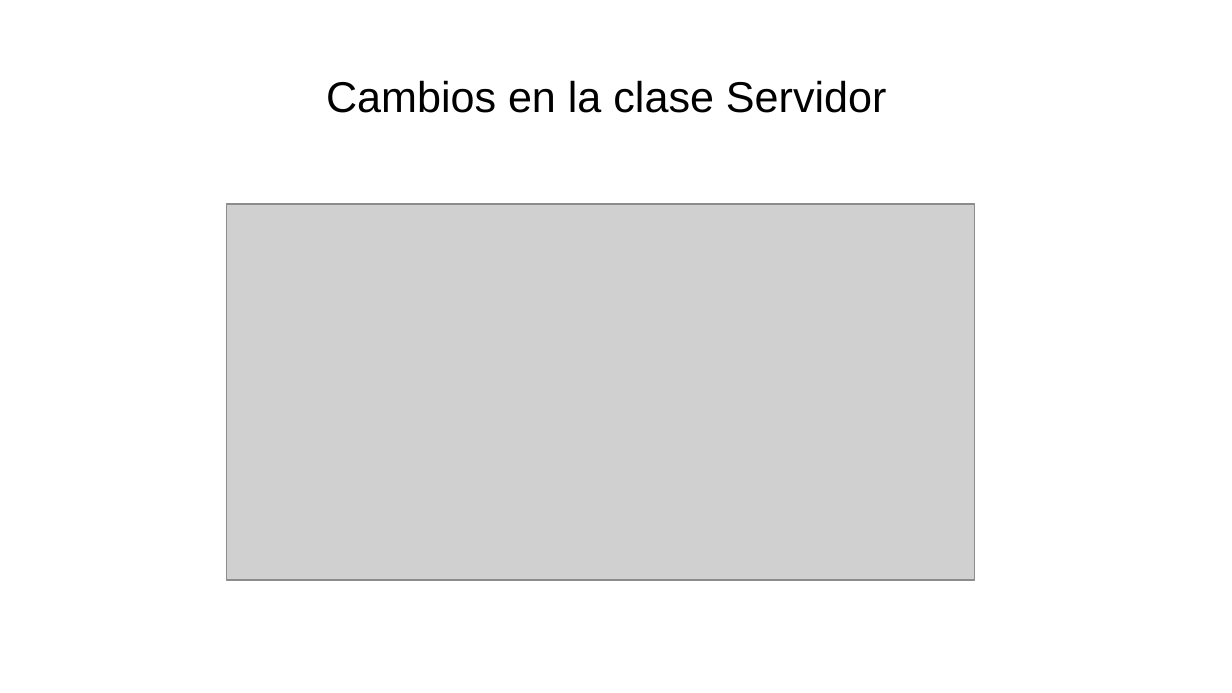
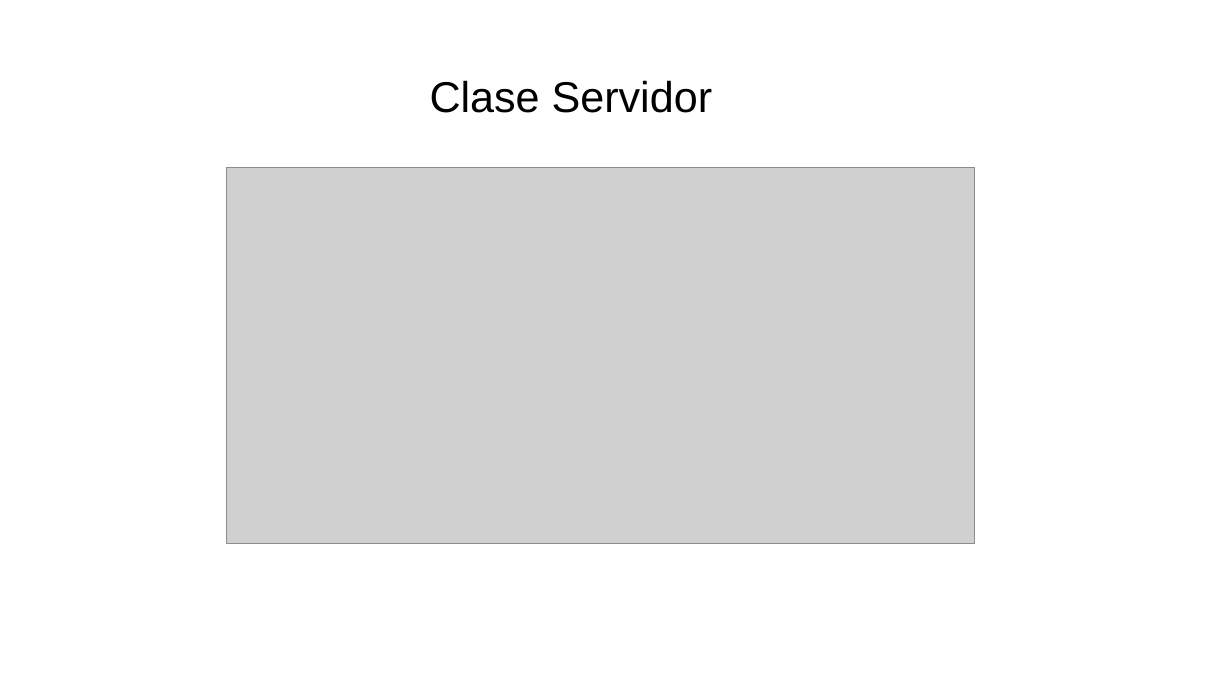
Before and after one commit to Lucasfv12/ServidorCorreo, a slide deck: slide 12 of docs/Trabajo práctico integrador.pptx. Drawn at 1232x693 pixels with LibreOffice and Linux fonts; fonts in the diff are those of the drawing; grey boxes stand for pictures. Boxes give left, top, right and bottom in pixels: in the first picture for what was removed or moved away, otherwise in the second. Text is boxed around its words. In the diff, an @@ line names an element or a change of style, - is before the commit and + after.

Commit message:
Cambios en el pptx y en el readme

```diff
--- a/docs/Trabajo práctico integrador.pptx
+++ b/docs/Trabajo práctico integrador.pptx
@@ title at [430, 80, 712, 113]: text changed @@
-Cambios en la clase Servidor
+Clase Servidor
@@ picture: place and size @@
-picture at [227, 205, 975, 580]
+picture at [227, 168, 975, 543]
```
Also in this commit, not shown: 3 other slides changed, 1 slide added, 3 other files.
